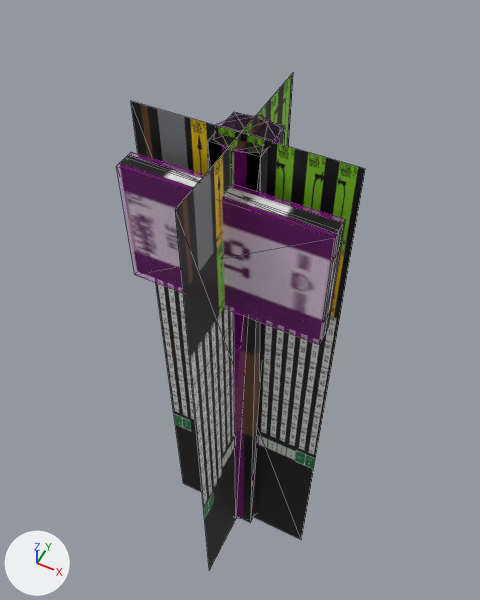
An edit to the COLLADA model beamng-props/mile-marker/export/dae/milemarker_016.dae, drawn before and after from the same camera.
Rendered twice from a 50 mm camera at (0.427, -0.859, 2.115) aimed at (-0.061, 0.118, 0.894). The lights are fixed; the arrows at lower left show +X, +Y and +Z. The first picture is the older version. Mesh edges are drawn as thin lines. Where no turn or scale is listed for an object, it has been applied to the vertices.

In view in the first picture: 'Colmesh_post-1', 'Colmesh_sign-1', 'milemarker_016_a200', 'milemarker_016_a50', 'milemarker_016_a800'.
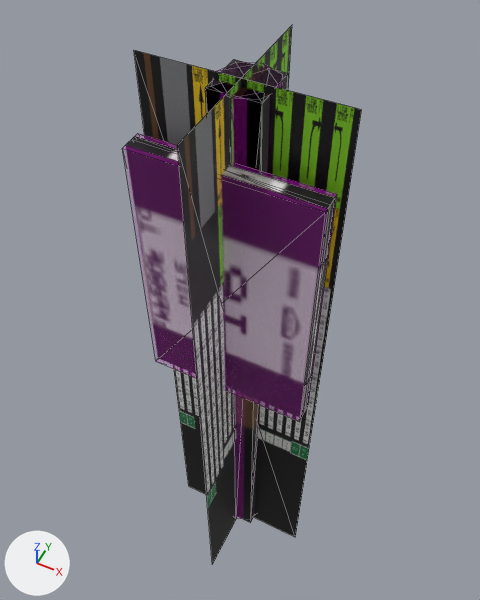
The change, as a diff of the scene's bpy script:
```diff
--- a/beamng-props/mile-marker/export/dae/milemarker_016.dae.py
+++ b/beamng-props/mile-marker/export/dae/milemarker_016.dae.py
@@ me_milemarker_016_a800 @@
-me_milemarker_016_a800.from_pydata(...)  # 16 vertices, 24 faces; spans x -0.21..0.21, y -0.072..0.072, z 0.0..1.45
+me_milemarker_016_a800.from_pydata(...)  # 16 vertices, 24 faces; spans x -0.19..0.19, y -0.072..0.072, z 0.0..1.55
+# me_milemarker_016_a800 part 1: the loose piece of 8 vertices spanning x -0.21..0.21, y -0.072..-0.042, z 1.1..1.38 is scaled about its middle by (0.905, 1, 2.21), then moved by (0.0, 0.0, -0.124)
+# me_milemarker_016_a800 part 2
+for i in [1, 3, 5, 7]: me_milemarker_016_a800.vertices[i].co += Vector((0.0, 0.0, 0.1))
 me_milemarker_016_a800.materials.append(mat_parkersignatlas)
@@ me_milemarker_016_a200 @@
-me_milemarker_016_a200.from_pydata(...)  # 10 vertices, 12 faces; spans x -0.21..0.21, y -0.062..0.072, z 0.0..1.45
-me_milemarker_016_a200.vertices[6].co = (-0.21, -0.052, 1.38)  # pixel (125, 157)
-me_milemarker_016_a200.vertices[7].co = (-0.21, -0.062, 1.1)
-me_milemarker_016_a200.vertices[8].co = (0.21, -0.052, 1.1)  # pixel (325, 333)
-me_milemarker_016_a200.vertices[9].co = (0.21, -0.062, 1.38)  # pixel (339, 230)
+me_milemarker_016_a200.from_pydata(...)  # 10 vertices, 12 faces; spans x -0.19..0.19, y -0.062..0.072, z 0.0..1.55
+# me_milemarker_016_a200 part 3
+for i in [1, 3, 5]: me_milemarker_016_a200.vertices[i].co += Vector((0.0, 0.0, 0.1))
+me_milemarker_016_a200.vertices[6].co = (-0.19, -0.052, 1.426)  # pixel (131, 139)
+me_milemarker_016_a200.vertices[7].co = (-0.19, -0.062, 0.806)
+me_milemarker_016_a200.vertices[8].co = (0.19, -0.052, 0.806)  # pixel (304, 411)
+me_milemarker_016_a200.vertices[9].co = (0.19, -0.062, 1.426)  # pixel (330, 204)
 me_milemarker_016_a200.materials.append(mat_parkersignatlas)
@@ me_milemarker_016_a50 @@
-me_milemarker_016_a50.from_pydata(...)  # 8 vertices, 4 faces; spans x -0.22..0.22, y -0.22..0.22, z -0.014..1.464
+me_milemarker_016_a50.from_pydata(...)  # 8 vertices, 4 faces; spans x -0.199..0.199, y -0.199..0.199, z -0.015..1.566
+# me_milemarker_016_a50 part 4: the whole mesh is scaled about its middle by (0.905, 0.905, 1.07), then moved by (0.0, 0.0, 0.05)
 me_milemarker_016_a50.materials.append(mat_parkersignatlas)
@@ me_colmesh_post_1 @@
-me_colmesh_post_1.from_pydata(...)  # 16 vertices, 28 faces; spans x -0.06..0.06, y -0.037..0.082, z 0.0..1.45
+me_colmesh_post_1.from_pydata(...)  # 16 vertices, 28 faces; spans x -0.06..0.06, y -0.037..0.082, z 0.0..1.55
+# me_colmesh_post_1 part 5: the whole mesh is scaled about its middle by (1, 1, 1.07), then moved by (0.0, 0.0, 0.05)
 me_colmesh_post_1.materials.append(mat_colmesh_material)
@@ me_colmesh_sign_1 @@
-me_colmesh_sign_1.from_pydata(...)  # 8 vertices, 12 faces; spans x -0.21..0.21, y -0.082..-0.032, z 1.1..1.38
+me_colmesh_sign_1.from_pydata(...)  # 8 vertices, 12 faces; spans x -0.19..0.19, y -0.082..-0.032, z 0.806..1.426
+# me_colmesh_sign_1 part 6: the whole mesh is scaled about its middle by (0.905, 1, 2.21), then moved by (0.0, 0.0, -0.124)
 me_colmesh_sign_1.materials.append(mat_colmesh_material)
```

Where the change shows, as pixel boxes [x1, y1, x2, y2] in the pictures (480 x 600 px; the box of a moved part takes in the faces that stretch with it):
'milemarker_016_a50', rescaled (9% taller)
    before: [131, 73, 365, 570]
    after: [134, 25, 361, 565]
'Colmesh_sign-1', moved, rescaled (6% narrower, 49% taller)
    before: [116, 152, 346, 345]
    after: [122, 133, 337, 422]
'milemarker_016_a800', reshaped (6% narrower, 13% taller)
    before: [120, 112, 343, 523]
    after: [126, 59, 335, 523]
'Colmesh_post-1', rescaled (13% taller)
    before: [214, 115, 280, 519]
    after: [213, 62, 282, 519]
'milemarker_016_a200', reshaped
    before: [247, 124, 267, 156]
    after: [248, 69, 269, 102]
part 1 of me_milemarker_016_a800, moved or reshaped
    before: [120, 155, 343, 341]
    after: [126, 136, 335, 418]
part 2 of me_milemarker_016_a800, moved or reshaped
    before: [208, 112, 285, 523]
    after: [205, 59, 288, 523]
